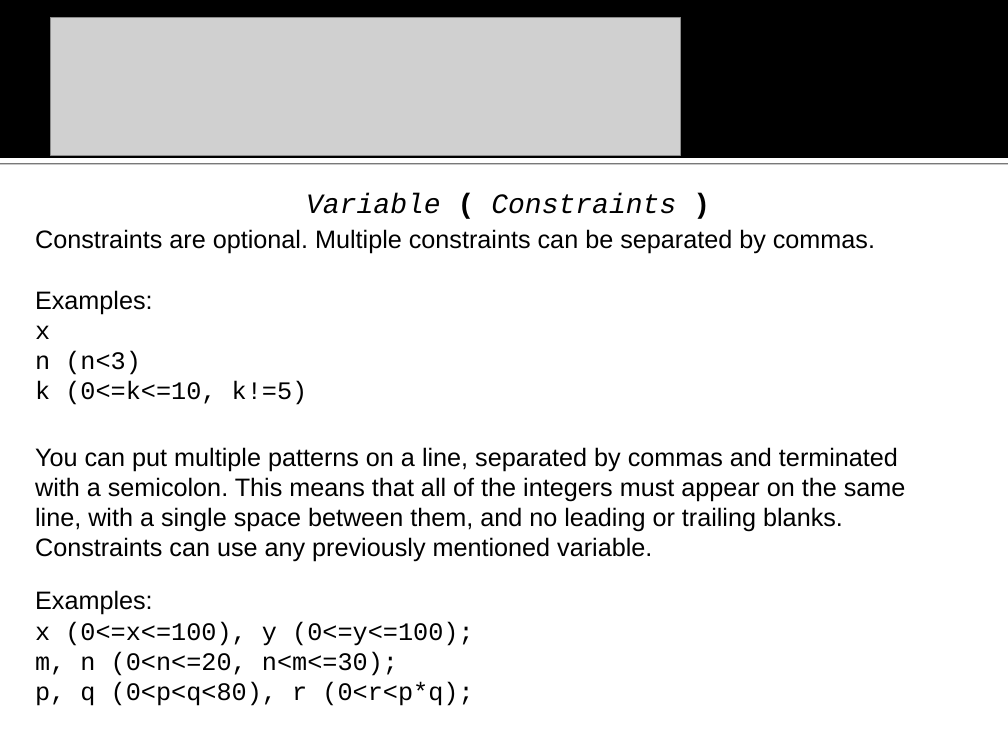
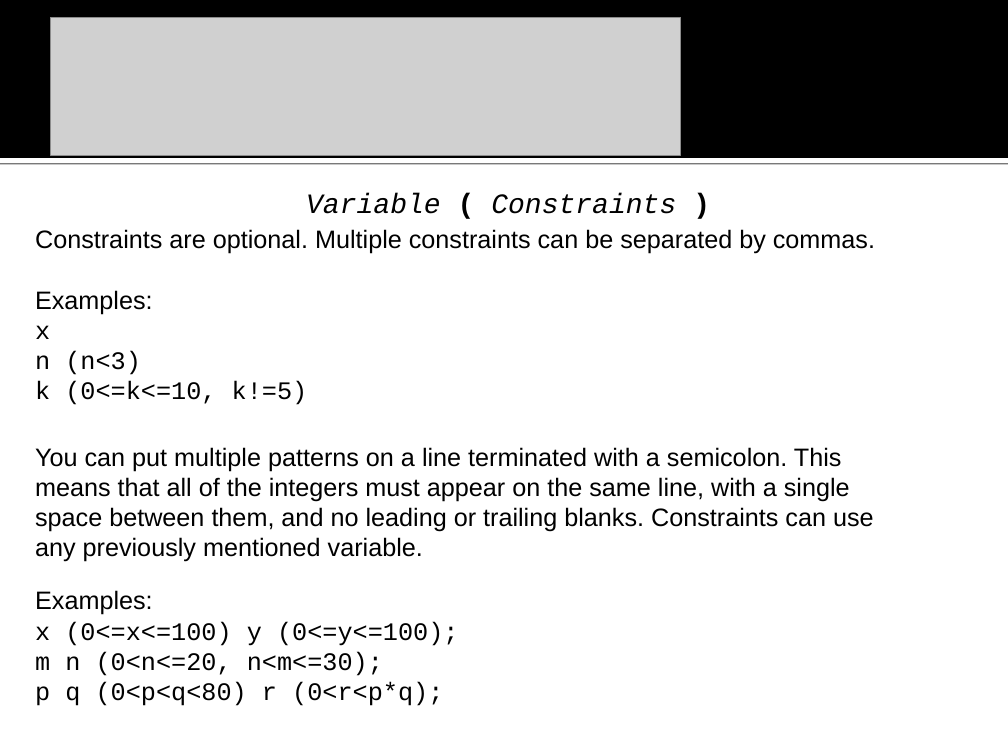
Before and after one commit to na-icpc/viva, a slide deck: slide 6 of Input Verifier/doc/VIVA vanbs Input Verification Assistant.ppt. Drawn at 1008x756 pixels with LibreOffice and Linux fonts; fonts in the diff are those of the drawing; grey boxes stand for pictures; background and template pictures are left out. Boxes give left, top, right and bottom in pixels: in the first picture for what was removed or moved away, otherwise in the second. Text is boxed around its words. In the diff, an @@ line names an element or a change of style, - is before the commit and + after.

```diff
--- a/Input Verifier/doc/VIVA vanbs Input Verification Assistant.ppt
+++ b/Input Verifier/doc/VIVA vanbs Input Verification Assistant.ppt
@@ text at <box>35,447,874,562</box>: text changed @@
-You can put multiple patterns on a line, separated by commas and terminated with a semicolon. This means that all of the integers must appear on the same line, with a single space between them, and no leading or trailing blanks. Constraints can use any previously mentioned variable.
+You can put multiple patterns on a line terminated with a semicolon. This means that all of the integers must appear on the same line, with a single space between them, and no leading or trailing blanks. Constraints can use any previously mentioned variable.
@@ text at <box>35,621,458,706</box>: text changed @@
-x (0<=x<=100), y (0<=y<=100);
-m, n (0<n<=20, n<m<=30);
-p, q (0<p<q<80), r (0<r<p*q);
+x (0<=x<=100) y (0<=y<=100);
+m n (0<n<=20, n<m<=30);
+p q (0<p<q<80) r (0<r<p*q);
```
Also in this commit, not shown: 12 other slides changed, 17 slides added, 3 slides removed, 14 other files.
